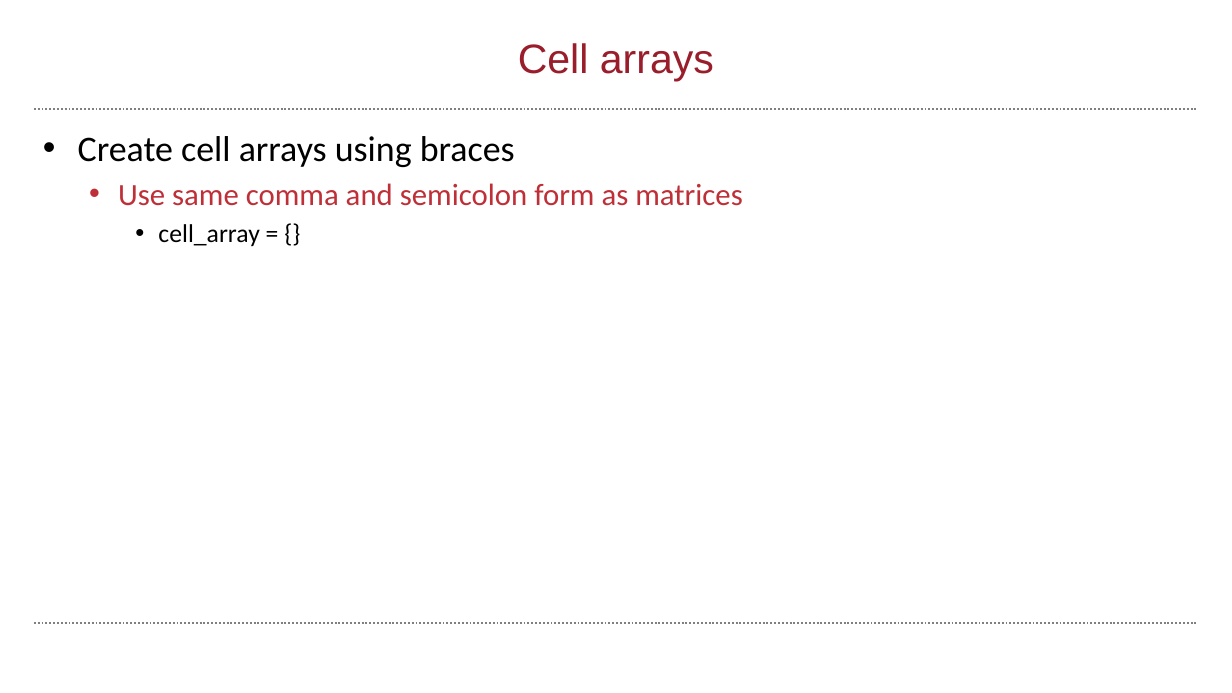
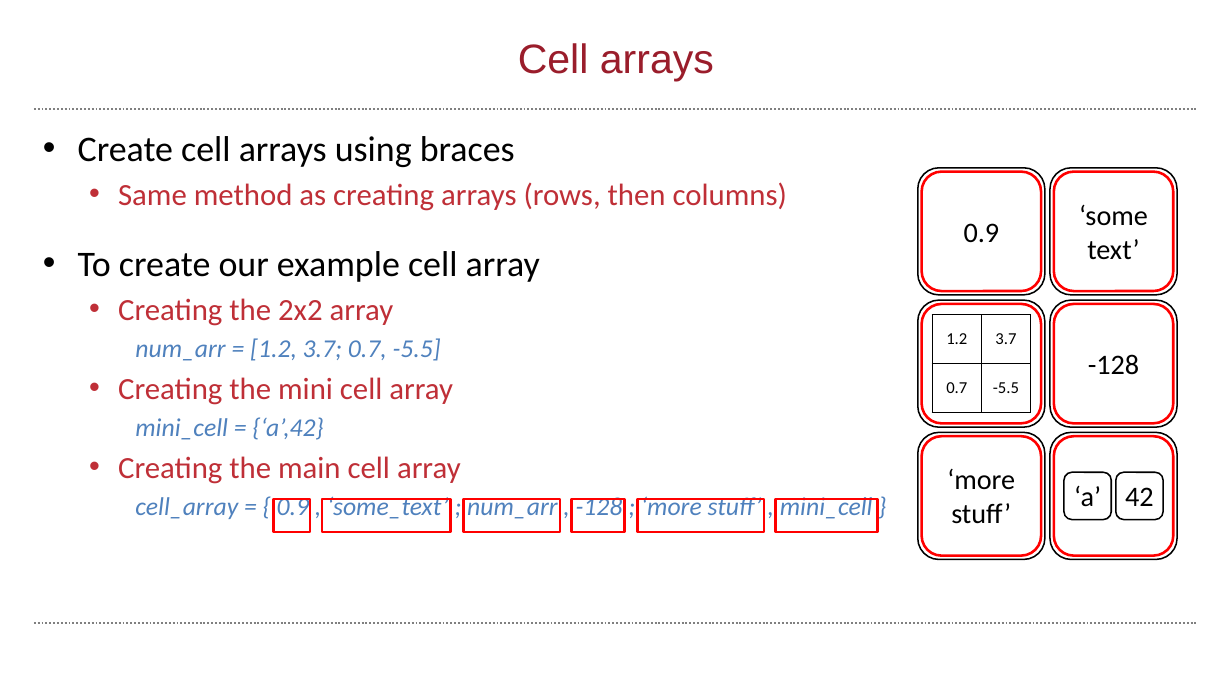
Before and after one commit to wbif-bristol/MATLAB-course, a slide deck: slide 12 of Session 3 - Advanced data structures/MATLAB Session 3.pptx. Drawn at 1232x693 pixels with LibreOffice and Linux fonts; fonts in the diff are those of the drawing; background and template pictures are left out. Boxes give left, top, right and bottom in pixels: in the first picture for what was removed or moved away, otherwise in the second. Text is boxed around its words. In the diff, an @@ line names an element or a change of style, - is before the commit and + after.

Commit message:
Added structure arrays to Session 3

```diff
--- a/Session 3 - Advanced data structures/MATLAB Session 3.pptx
+++ b/Session 3 - Advanced data structures/MATLAB Session 3.pptx
@@ rounded rectangle added at [918, 168, 1045, 296], outline #000000 1.2 pt @@
@@ rounded rectangle added at [921, 172, 1041, 291], outline #FF0000 2 pt @@
@@ rounded rectangle added at [1050, 168, 1177, 296], outline #000000 1.2 pt @@
@@ rounded rectangle added at [1055, 172, 1174, 291], outline #FF0000 2 pt @@
@@ text at [78, 182, 873, 519]: text changed @@
-  • Use same comma and semicolon form as matrices
-    • cell_array = {}
+  • Same method as creating arrays (rows, then columns)
+• To create our example cell array
+  • Creating the 2x2 array
+    num_arr = [1.2, 3.7; 0.7, -5.5]
+  • Creating the mini cell array
+    mini_cell = {‘a’,42}
+  • Creating the main cell array
+    cell_array = { 0.9 , ‘some_text’ ; num_arr , -128 ; ‘more stuff’ , mini_cell }
@@ text added at [1079, 204, 1148, 260], 22 pt, text #000000 @@
+‘some text’
@@ text added at [964, 223, 1000, 242], 22 pt, text #000000 @@
+0.9
@@ rounded rectangle added at [918, 300, 1045, 428], outline #000000 1.2 pt @@
@@ rounded rectangle added at [921, 304, 1041, 423], outline #FF0000 2 pt @@
@@ table added at [933, 314, 1031, 412], 2 rows, 2 columns @@
+1.2 | 3.7
+0.7 | -5.5
@@ rounded rectangle added at [1050, 300, 1177, 428], outline #000000 1.2 pt @@
@@ rounded rectangle added at [1055, 304, 1174, 423], outline #FF0000 2 pt @@
@@ text added at [1088, 354, 1139, 375], 22 pt, text #000000 @@
+-128
@@ rounded rectangle added at [918, 433, 1045, 560], outline #000000 1.2 pt @@
@@ rounded rectangle added at [921, 436, 1041, 555], outline #FF0000 2 pt @@
@@ rounded rectangle added at [1050, 433, 1177, 560], outline #000000 1.2 pt @@
@@ rounded rectangle added at [1055, 436, 1174, 555], outline #FF0000 2 pt @@
@@ text added at [947, 469, 1015, 524], 22 pt, text #000000 @@
+‘more stuff’
@@ rounded rectangle added at [1065, 472, 1112, 519], outline #000000 1.2 pt @@
@@ rounded rectangle added at [1116, 472, 1164, 519], outline #000000 1.2 pt @@
@@ rectangle added at [274, 499, 311, 532], outline #FF0000 2 pt @@
@@ rectangle added at [322, 499, 450, 532], outline #FF0000 2 pt @@
@@ rectangle added at [464, 499, 561, 532], outline #FF0000 2 pt @@
@@ rectangle added at [572, 499, 625, 532], outline #FF0000 2 pt @@
@@ rectangle added at [638, 499, 764, 532], outline #FF0000 2 pt @@
@@ rectangle added at [775, 499, 878, 532], outline #FF0000 2 pt @@
@@ text added at [1074, 485, 1101, 507], 22 pt, text #000000 @@
+‘a’
@@ text added at [1125, 487, 1154, 506], 22 pt, text #000000 @@
+42
```
Also in this commit, not shown: 1 other slide changed, 13 slides added, 1 slide removed, 11 other files.
